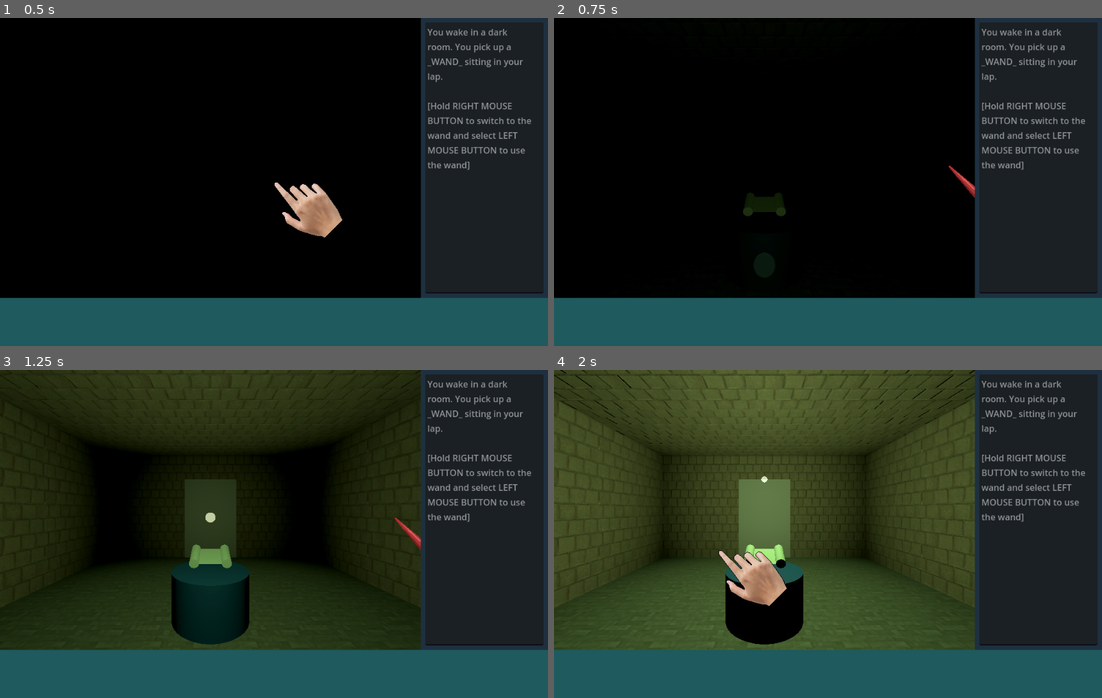
Above: before the commit, frames 1-4 (two rows, left to right).
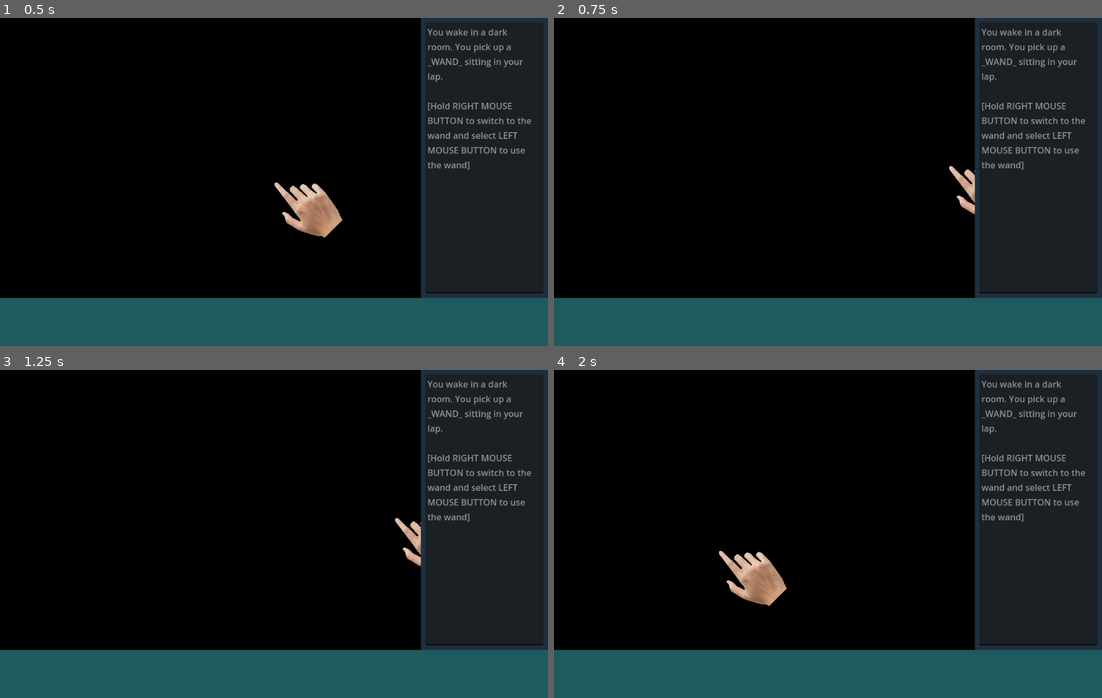
Above: after the commit, the same moments.

Repository: Wake1st/symbols-and-sorcery
Game: Godot game, scene res://game.tscn
Two runs of this game, one before a commit and one after it. Both use one fixed random seed, a clock stepped at 60 frames per second and the inputs below.
Inputs (mouse positions are in pixels of both pictures, inside the frame that each line leads up to):
- Up to frame 1 (0.5 s): no input
- Up to frame 2 (0.75 s): tap Enter at 0.5 s; move the mouse to (948, 165) at 0.52 s; hold Right mouse button (use_wand, bound only before the commit) from 0.53 s (still down); click (948, 165) at 0.67 s
- Up to frame 3 (1.25 s): keep holding Right mouse button (use_wand, bound only before the commit)
- Up to frame 4 (2 s): move the mouse to (718, 550) at 1.27 s; release Right mouse button (use_wand, bound only before the commit) at 1.28 s; right-click (718, 550) at 1.35 s; click (718, 550) at 1.42 s

Frame 1 is identical in both runs. In frame 2, 0.9% of the frame differs, in the area x 34-77%, y 45-78%; in frame 3, 49%; in frame 4, 62%, in the area x 0-77%, y 0-86%.

Commit message:
wand equipping update

Diff:
--- a/common/cursor.gd
+++ b/common/cursor.gd
@@ -5,9 +5,13 @@
 
 
 func _process(_delta):
+	#	track the mouse movement
 	global_position = get_global_mouse_position()
 
-	if Input.is_action_pressed("use_wand"):
+
+func display_wand(is_equipped:bool):
+	#	switch iteraction modes
+	if is_equipped:
 		texture = WAND_CURSOR
 	else:
 		texture = HAND_CURSOR
--- a/common/wand.gd
+++ b/common/wand.gd
@@ -2,9 +2,12 @@
 extends Node
 
 signal cast_light
+signal equipped_wand(is_equipped:bool)
 
 var active_spell:Spells.TYPE = Spells.TYPE.LIGHT
+var wand_equipped:bool = false
 var is_casting:bool = false
+
 
 
 func spell_finished() -> void:
@@ -13,9 +16,17 @@
 
 func _physics_process(_delta):
 	if Input.is_mouse_button_pressed(MOUSE_BUTTON_LEFT
-	) && Input.is_mouse_button_pressed(MOUSE_BUTTON_RIGHT
-	) && active_spell == Spells.TYPE.LIGHT && !is_casting:
+	) && active_spell == Spells.TYPE.LIGHT && (
+	wand_equipped && !is_casting):
 		_apply_spell()
+
+
+func _input(event):
+	#	switch iteraction modes
+	if Input.is_mouse_button_pressed(MOUSE_BUTTON_WHEEL_UP) || (
+	Input.is_mouse_button_pressed(MOUSE_BUTTON_WHEEL_DOWN)):
+		wand_equipped = !wand_equipped
+		equipped_wand.emit(wand_equipped)
 
 
 func _apply_spell() -> void:
--- a/game.gd
+++ b/game.gd
@@ -7,11 +7,15 @@
 @onready var descriptions = %Descriptions
 @onready var inventory = %Inventory
 @onready var wand = %Wand
+@onready var cursor = %Cursor
 
 
 func _ready() -> void:
 	#navigation.setup()
 	#setup_rooms(rooms)
+
+	#	setup wand
+	wand.equipped_wand.connect(cursor.display_wand)
 
 	#	setup current room
 	currentRoom.setup(wand)
--- a/game.tscn
+++ b/game.tscn
@@ -81,6 +81,7 @@
 environment = ExtResource("11_00gap")
 
 [node name="Cursor" parent="GameViewportContainer/GameViewport" instance=ExtResource("13_us8qn")]
+unique_name_in_owner = true
 
 [node name="TextViewportContainer" type="SubViewportContainer" parent="."]
 anchors_preset = 15
--- a/project.godot
+++ b/project.godot
@@ -36,11 +36,3 @@
 "res://tilesets/": "teal",
 "res://ui/": "purple"
 }
-
-[input]
-
-use_wand={
-"deadzone": 0.5,
-"events": [Object(InputEventMouseButton,"resource_local_to_scene":false,"resource_name":"","device":-1,"window_id":0,"alt_pressed":false,"shift_pressed":false,"ctrl_pressed":false,"meta_pressed":false,"button_mask":2,"position":Vector2(105, 14),"global_position":Vector2(109, 55),"factor":1.0,"button_index":2,"canceled":false,"pressed":true,"double_click":false,"script":null)
-]
-}
